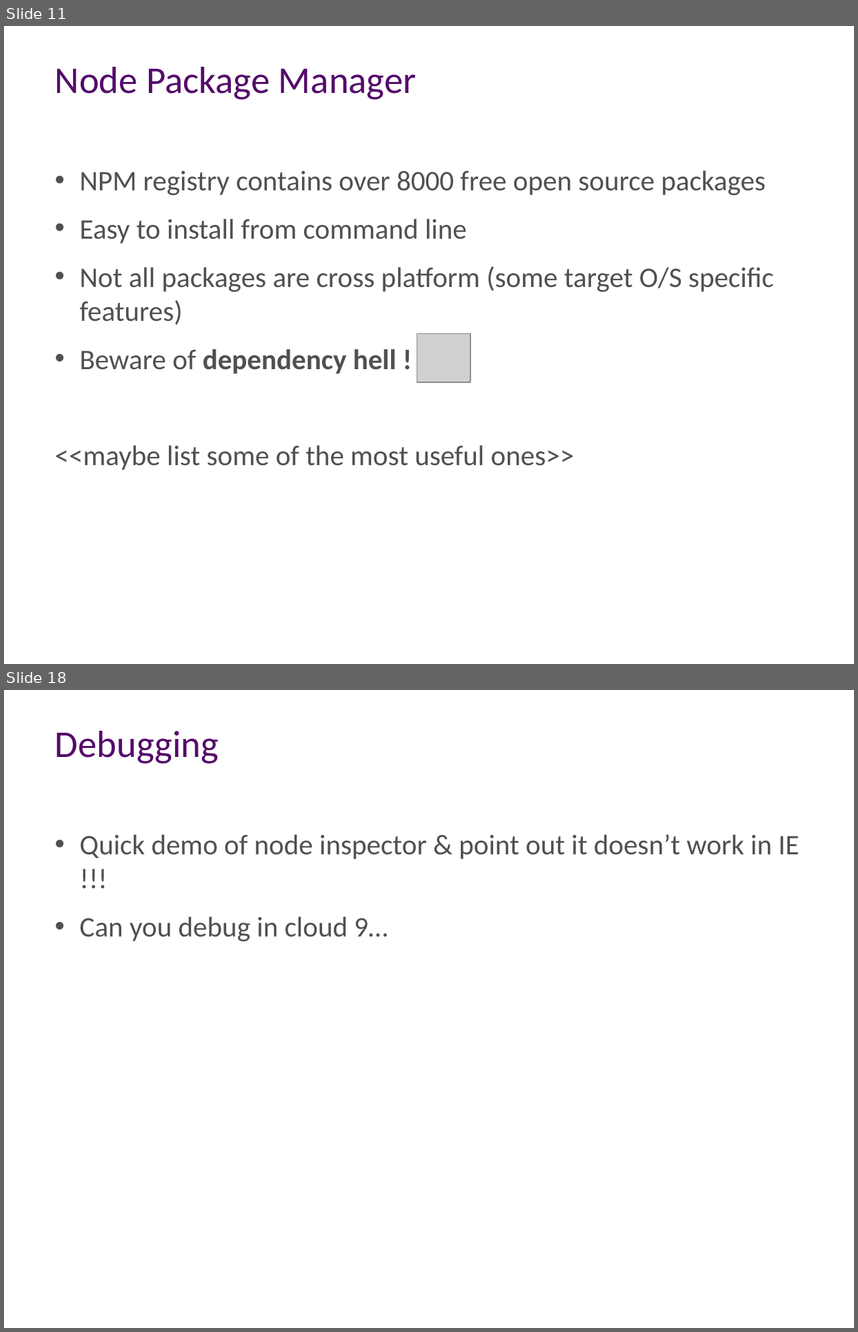
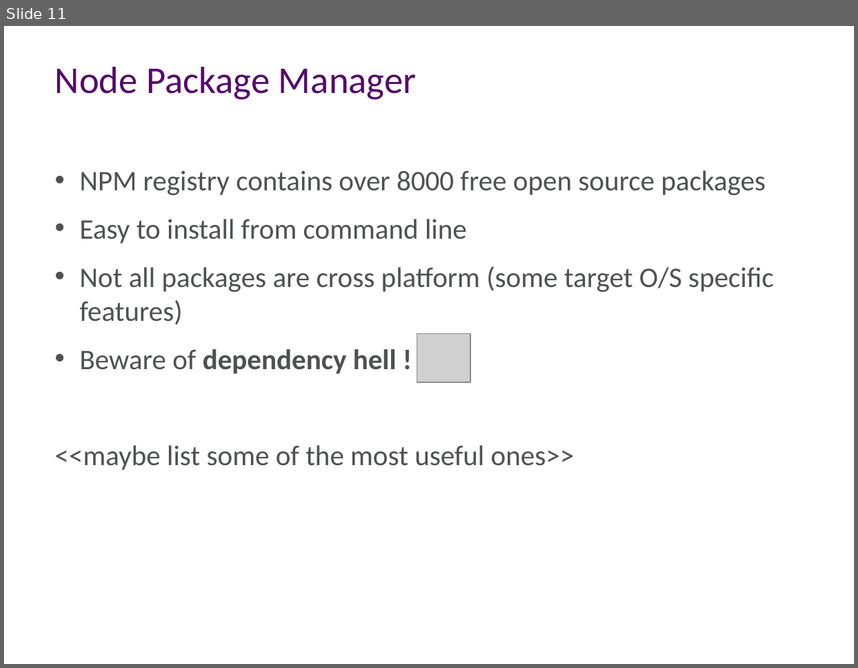
Before and after one commit to aidancasey/AzureNodeChatClient, a slide deck: presentation/Building Node.js Applications on Windows Azure.pptx. Shown one above the other, each under a label of ours: slides 11 and 18 before the commit, slide 11 after it; the slides between them are not shown. The pictures are 858x1332 and 858x668 pixels, drawn with LibreOffice and Linux fonts; fonts in the diff are those of the drawing; grey boxes stand for pictures; background and template pictures are left out. Boxes give left, top, right and bottom in pixels: in the first picture for what was removed or moved away, otherwise in the second. Text is boxed around its words. In the diff, an @@ line names an element or a change of style, - is before the commit and + after.

```diff
--- a/presentation/Building Node.js Applications on Windows Azure.pptx
+++ b/presentation/Building Node.js Applications on Windows Azure.pptx
@@ slide 18 removed at (x1=4, y1=690, x2=854, y2=1328), background #FFFFFF @@
@@ title removed at (x1=55, y1=731, x2=219, y2=764) @@
-Debugging
@@ text removed at (x1=80, y1=834, x2=799, y2=941) @@
-• Quick demo of node inspector & point out it doesn’t work in IE !!!
-• Can you debug in cloud 9…
```
Also in this commit, not shown: 7 slides changed, 3 slides added, 4 other slides removed.
